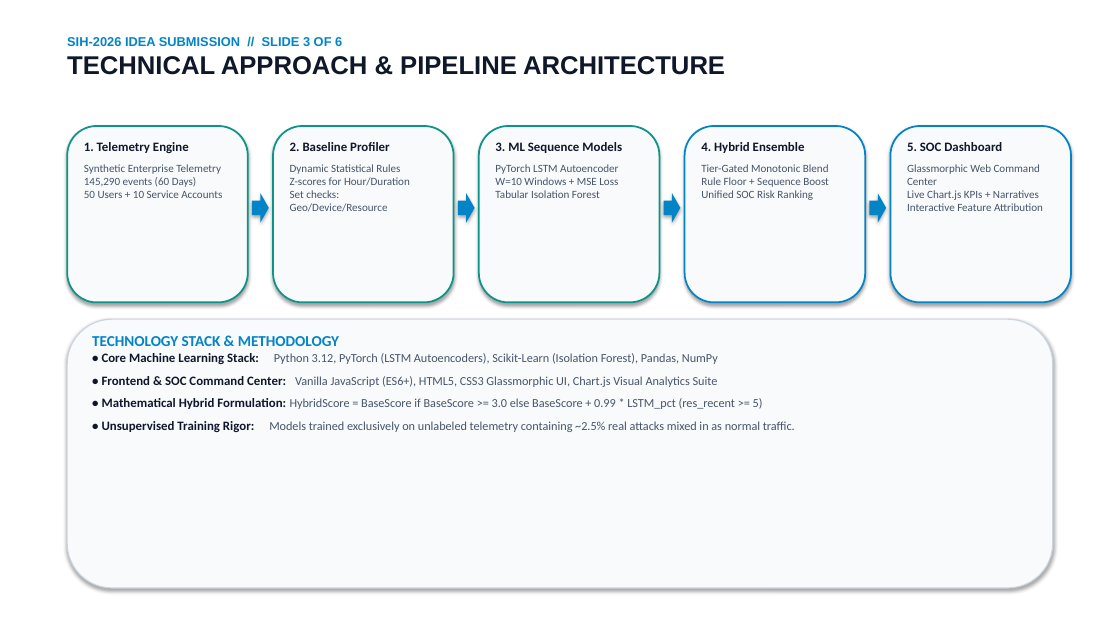
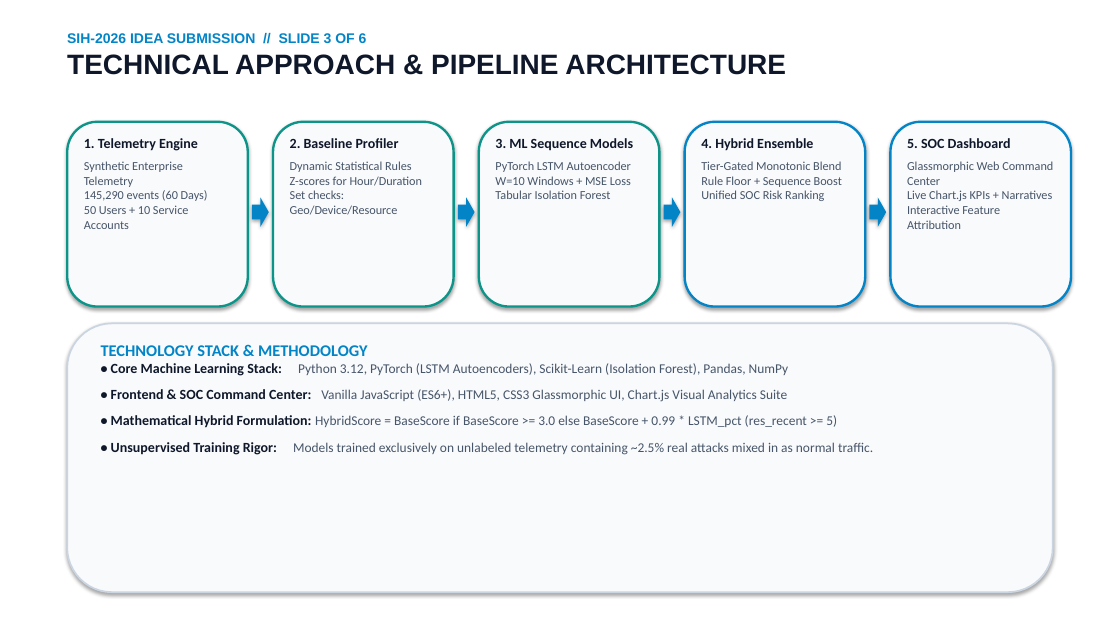
Before and after one commit to irajverma/Honeywell, a slide deck: slide 3 of docs/SentinelAI_SIH_Presentation.pptx. Drawn at 1120x630 pixels with LibreOffice and Linux fonts; fonts in the diff are those of the drawing. Boxes give left, top, right and bottom in pixels: in the first picture for what was removed or moved away, otherwise in the second. Text is boxed around its words. In the diff, an @@ line names an element or a change of style, - is before the commit and + after.

```diff
--- a/docs/SentinelAI_SIH_Presentation.pptx
+++ b/docs/SentinelAI_SIH_Presentation.pptx
@@ text "SIH-2026 IDEA SUBMISSION // SLIDE ..." at [67, 33, 786, 75]: size 11 to 12 pt in "SIH-2026 IDEA SUBMISSION // SLIDE 3 OF ..."; size 22 to 24 pt in "TECHNICAL APPROACH & PIPELINE ARCHITECTURE" @@
@@ rounded rectangle: place and size @@
-rounded rectangle at [67, 126, 248, 302]
+rounded rectangle at [67, 122, 248, 307]
@@ text "1. Telemetry Engine" at [84, 138, 208, 229]: size 11 to 12 pt in "1. Telemetry Engine"; size 9.5 to 10.5 pt in "Synthetic Enterprise Telemetry 145,290 events (60 Days) ..." @@
@@ rounded rectangle: place and size @@
-rounded rectangle at [273, 126, 454, 302]
+rounded rectangle at [273, 122, 454, 307]
@@ text "2. Baseline Profiler" at [290, 138, 423, 215]: size 11 to 12 pt in "2. Baseline Profiler"; size 9.5 to 10.5 pt in "Dynamic Statistical Rules Z-scores for Hour/Duration Set ..." @@
@@ outline #0D9488 1.5 pt to #0D9488 2 pt in 3 elements at [67, 122, 248, 307], [273, 122, 454, 307], [479, 122, 660, 307] @@
@@ rounded rectangle: place and size @@
-rounded rectangle at [479, 126, 660, 302]
+rounded rectangle at [479, 122, 660, 307]
@@ text "3. ML Sequence Models" at [495, 138, 633, 199]: size 11 to 12 pt in "3. ML Sequence Models"; size 9.5 to 10.5 pt in "PyTorch LSTM Autoencoder W=10 Windows + MSE ..." @@
@@ rounded rectangle: place and size @@
-rounded rectangle at [685, 126, 865, 302]
+rounded rectangle at [685, 122, 865, 307]
@@ rounded rectangle at [685, 122, 865, 307]: outline #0284C7 1.5 pt to #0284C7 2 pt @@
@@ text "4. Hybrid Ensemble" at [701, 138, 842, 201]: size 11 to 12 pt in "4. Hybrid Ensemble"; size 9.5 to 10.5 pt in "Tier-Gated Monotonic Blend Rule Floor + Sequence ..." @@
@@ rounded rectangle at [891, 122, 1071, 307]: outline #0284C7 1.5 pt to #0284C7 2 pt @@
@@ rounded rectangle: place and size @@
-rounded rectangle at [891, 126, 1071, 302]
+rounded rectangle at [891, 122, 1071, 307]
@@ text "5. SOC Dashboard" at [907, 138, 1053, 229]: size 11 to 12 pt in "5. SOC Dashboard"; size 9.5 to 10.5 pt in "Glassmorphic Web Command Center Live Chart.js KPIs ..." @@
@@ 4 right arrows, 1 rounded rectangle: place and size @@
-4 right arrows, 1 rounded rectangle at [67, 193, 1053, 588]
+4 right arrows, 1 rounded rectangle at [67, 197, 1053, 592]
@@ rounded rectangle at [67, 323, 1053, 592]: outline #CBD5E1 1 pt to #CBD5E1 1.5 pt @@
@@ text "TECHNOLOGY STACK & METHODOLOGY": place and size @@
-text "TECHNOLOGY STACK & METHODOLOGY" at [92, 336, 795, 432]
+text "TECHNOLOGY STACK & METHODOLOGY" at [101, 345, 873, 455]
@@ text "TECHNOLOGY STACK & METHODOLOGY" at [101, 345, 873, 455]: size 13 to 14 pt in "TECHNOLOGY STACK & METHODOLOGY"; size 11 to 12 pt in "• Core Machine Learning Stack:", "• Frontend & SOC Command Center:", "• Mathematical Hybrid Formulation:", "• Unsupervised Training Rigor:"; size 10.5 to 11.5 pt in "Python 3.12, PyTorch (LSTM Autoencoders), Scikit-Learn (Isol ...", "Vanilla JavaScript (ES6+), HTML5, CSS3 Glassmorphic UI, ...", "HybridScore = BaseScore if BaseScore >= 3.0 ...", "Models trained exclusively on unlabeled telemetry containing ..."; more space between paragraphs @@
```
Also in this commit, not shown: 5 other slides changed, 1 other file.
